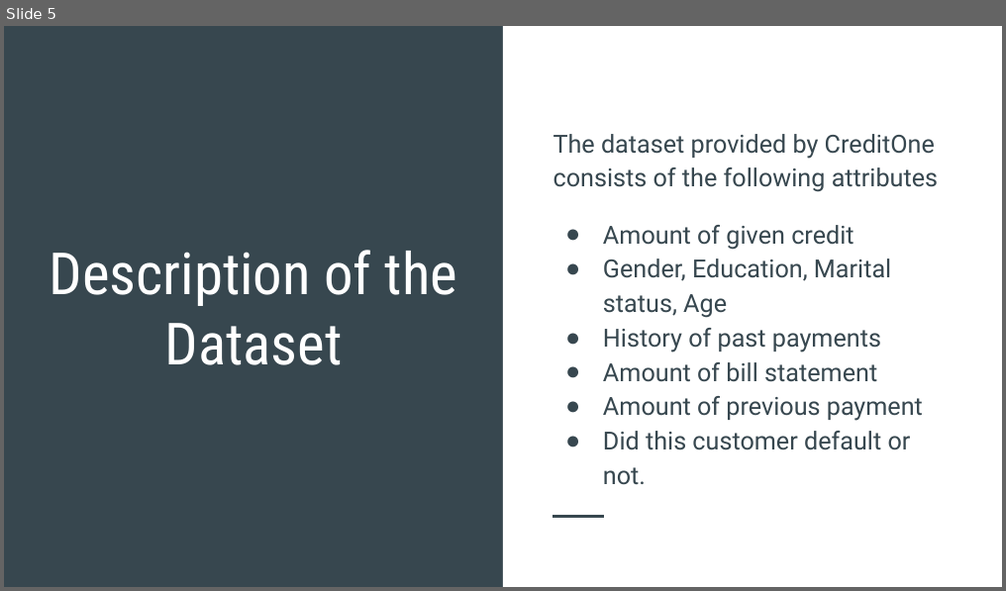
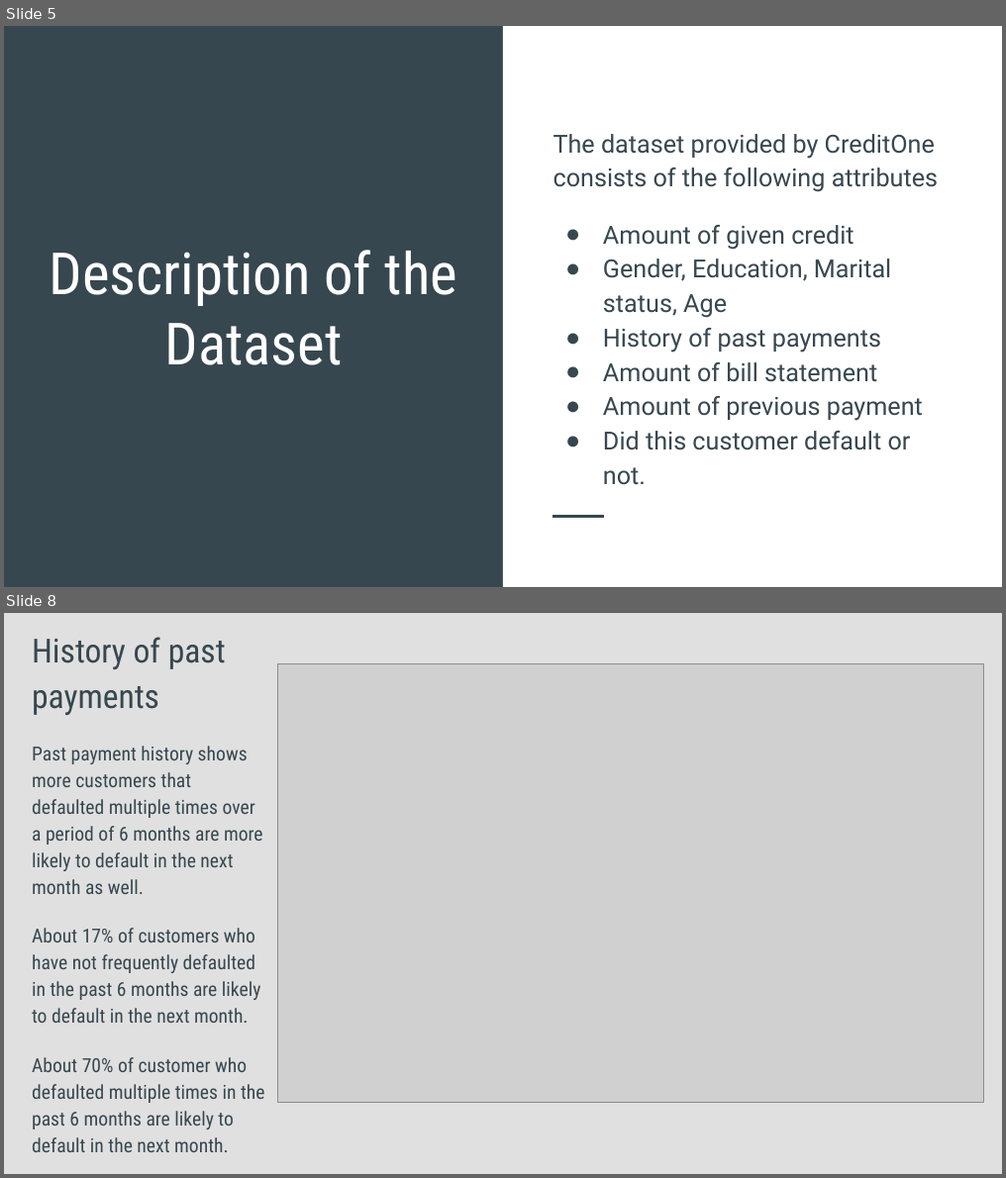
Before and after one commit to schitari/C5T1, a slide deck: C5T1- CreditOne Data Science.pptx. Shown one above the other, each under a label of ours: slide 5 before the commit, slides 5 and 8 after it; the slides between them are not shown. The pictures are 1006x591 and 1006x1178 pixels, drawn with LibreOffice and Linux fonts; fonts in the diff are those of the drawing; grey boxes stand for pictures. Boxes give left, top, right and bottom in pixels: in the first picture for what was removed or moved away, otherwise in the second. Text is boxed around its words. In the diff, an @@ line names an element or a change of style, - is before the commit and + after.

```diff
--- a/C5T1- CreditOne Data Science.pptx
+++ b/C5T1- CreditOne Data Science.pptx
@@ slide 8 added at <box>4,613,1002,1174</box>, background #E0E0E0 @@
@@ title added at <box>32,637,264,1153</box>, 14 pt, text #37474F @@
+History of past payments
+Past payment history shows more customers that defaulted multiple times over a period of 6 months are more likely to default in the next month as well.
+About 17% of customers who have not frequently defaulted in the past 6 months are likely to default in the next month.
+About 70% of customer who defaulted multiple times in the past 6 months are likely to default in the next month.
@@ picture added at <box>277,663,983,1102</box> @@
```
Also in this commit, not shown: 1 slide changed, 3 other slides added, 1 slide removed.
